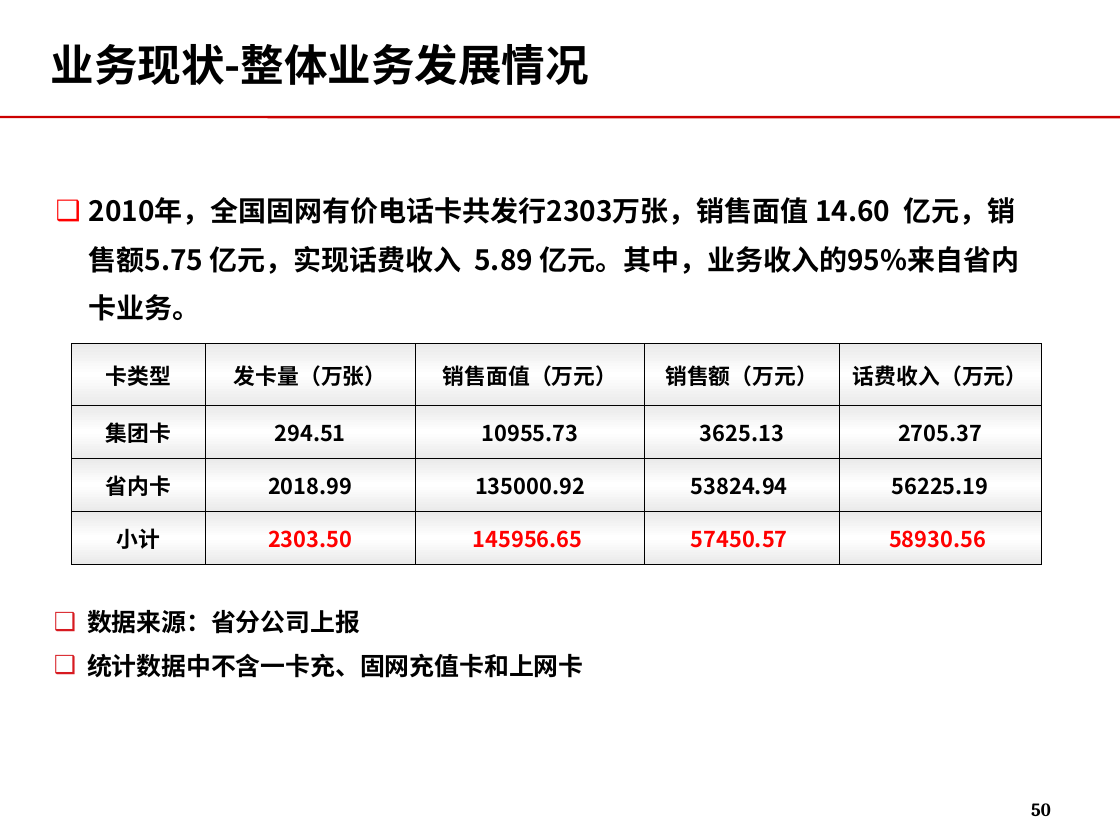
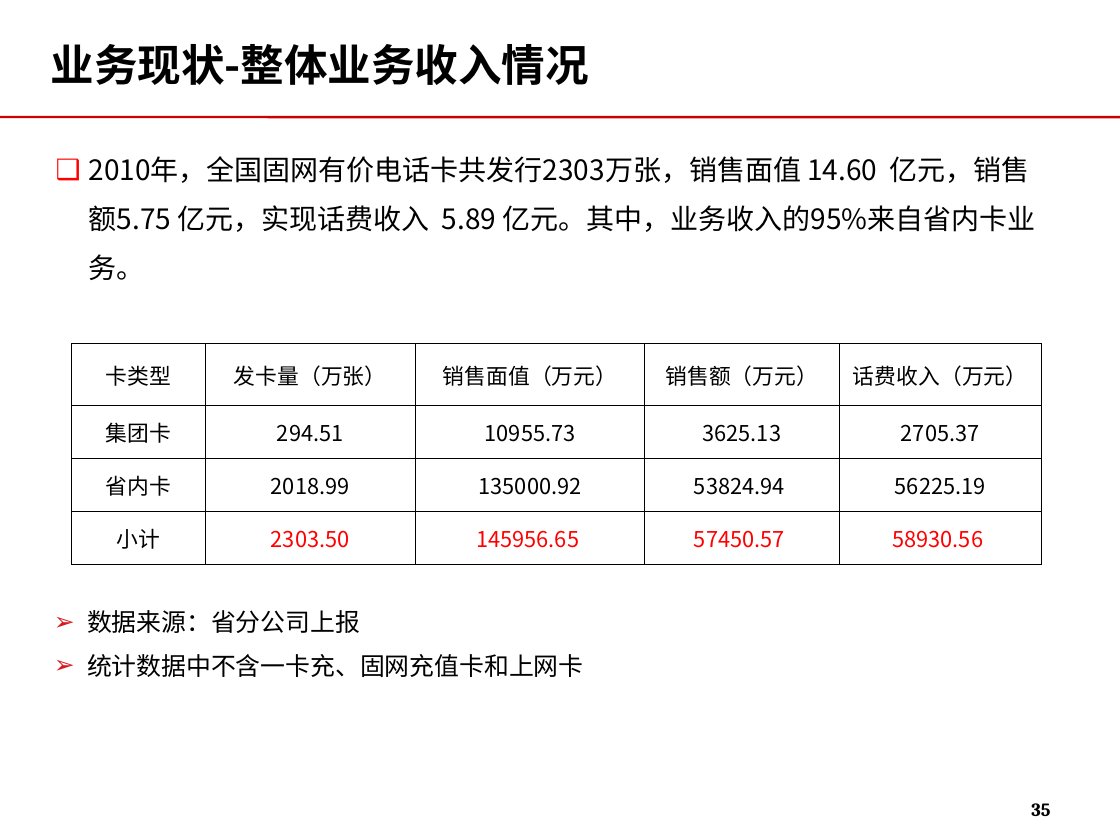
Before and after one commit to momo1101/unicardsrch, a slide deck: slide 35 of 软课题文本/软课题-中国联通电信卡业务及策略研究.ppt (slide 50 before the commit). Drawn at 1120x840 pixels with LibreOffice and Linux fonts; fonts in the diff are those of the drawing; background and template pictures are left out. Boxes give left, top, right and bottom in pixels: in the first picture for what was removed or moved away, otherwise in the second. Text is boxed around its words. In the diff, an @@ line names an element or a change of style, - is before the commit and + after.

```diff
--- a/软课题文本/软课题-中国联通电信卡业务及策略研究.ppt
+++ b/软课题文本/软课题-中国联通电信卡业务及策略研究.ppt
@@ title at (x1=51, y1=44, x2=589, y2=85): text changed @@
-业务现状-整体业务发展情况
+业务现状-整体业务收入情况
@@ text "2010年，全国固网有价电话卡共发行2303万张，销售面值 14.60 亿元，销售额5.75 亿元，实现话费收入 5.8 ..." at (x1=89, y1=156, x2=1036, y2=280): bold off @@
@@ table at (x1=72, y1=344, x2=1042, y2=564) @@
@@ fill gradient #EAEAEA to #FFFFFF to #FFFFFF in 20 cells @@
@@ bold off @@
@@ text "数据来源：省分公司上报" at (x1=87, y1=610, x2=583, y2=677): bold off; bullet ❑ to ➢ @@
@@ page number at (x1=1031, y1=803, x2=1050, y2=816): text changed @@
-50
+35
```
Also in this commit, not shown: 37 other slides changed, 3 slides added, 27 slides removed.
